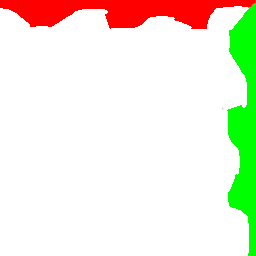
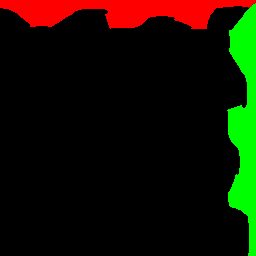
Layered file, before and after one edit (256x256). Changes by layer:
painted on "red" over [0, 0, 256, 256]
painted on "bg" over [0, 0, 256, 256]
